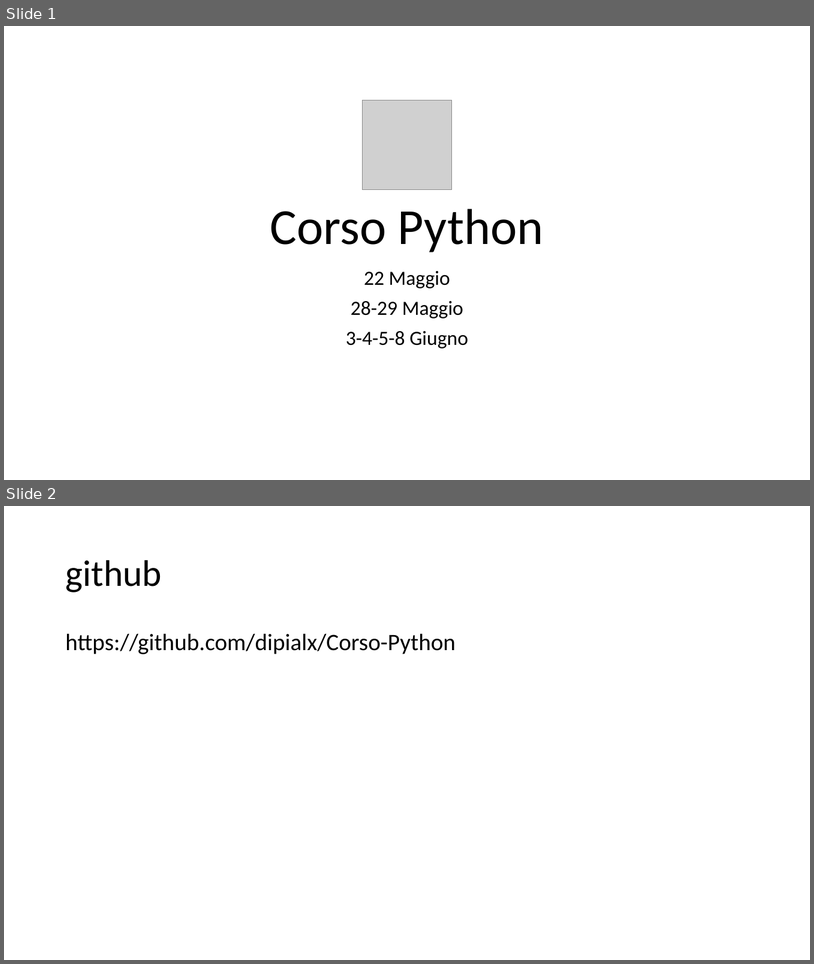
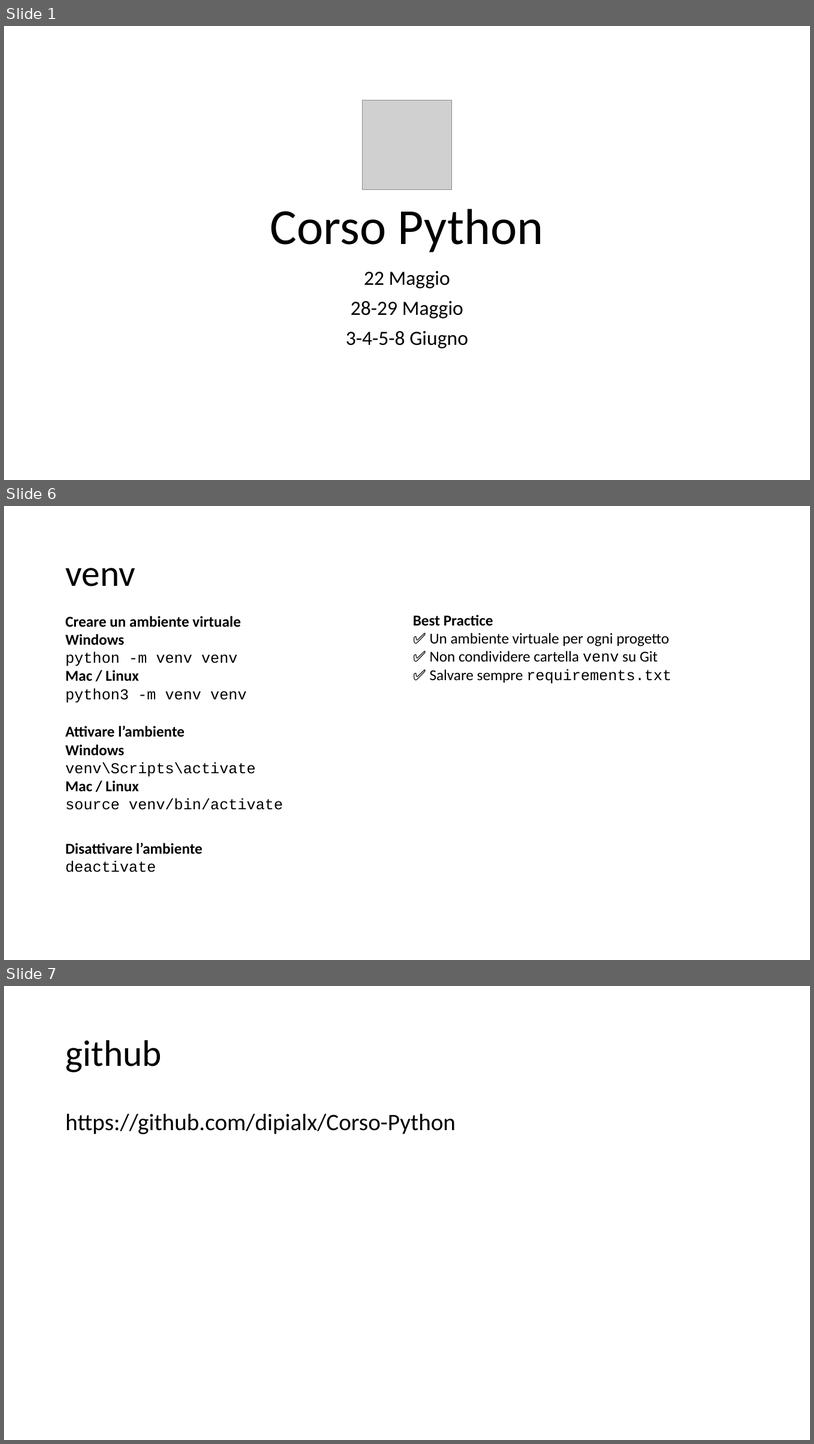
Before and after one commit to dipialx/Corso-Python, a slide deck: Lez2.pptx. Shown one above the other, each under a label of ours: slides 1 and 2 before the commit, slides 1, 6 and 7 after it; the slides between them are not shown. The pictures are 814x964 and 814x1444 pixels, drawn with LibreOffice and Linux fonts; fonts in the diff are those of the drawing; grey boxes stand for pictures. Boxes give left, top, right and bottom in pixels: in the first picture for what was removed or moved away, otherwise in the second. Text is boxed around its words. In the diff, an @@ line names an element or a change of style, - is before the commit and + after.

```diff
--- a/Lez2.pptx
+++ b/Lez2.pptx
@@ slide 6 added at <box>4,506,810,960</box>, background #FFFFFF @@
@@ title added at <box>65,568,135,586</box>, 44 pt, text #000000 @@
+venv
@@ text added at <box>65,616,247,703</box>, 18 pt, text #000000, bold @@
+Creare un ambiente virtuale
+Windows
+python -m venv venv
+Mac / Linux
+python3 -m venv venv
@@ text added at <box>413,615,672,684</box>, 18 pt, text #000000 @@
+Best Practice
+✅ Un ambiente virtuale per ogni progetto
+✅ Non condividere cartella venv su Git
+✅ Salvare sempre requirements.txt
@@ text added at <box>65,725,283,810</box>, 18 pt, text #000000 @@
+Attivare l’ambiente
+Windows
+venv\Scripts\activate
+Mac / Linux
+source venv/bin/activate
@@ text added at <box>65,843,203,872</box>, 18 pt, text #000000, bold @@
+Disattivare l’ambiente
+deactivate
@@ what was slide 2 is now slide 7 @@
```
Also in this commit, not shown: 5 other slides added, 37 other files.
